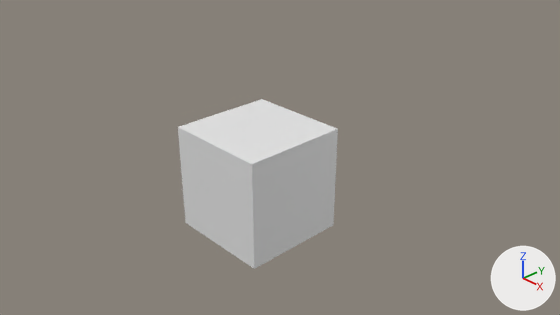
The Blender file Render/Attachement/Simple.blend: old version first, new version second.
The view is the same before and after, from the file's camera 'Camera'. The lights are fixed; the arrows at lower right show +X, +Y and +Z.
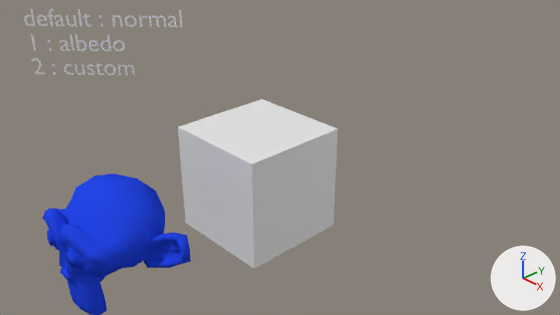
Changed parts and their boxes (x1, y1, x2, y2) in the pictures (560 x 315 px):
'Suzanne', added (blue): after (42, 173, 191, 315)
'Text', added: after (24, 9, 182, 75)

What changed in the scene script:
```text
Add mat_material_002:
    mat_material_002 = diffuse_material('Material.002')
    mat_material_002.base_color = (0.0181, 0.0623, 0.8)  # blue #2547e7
Add me_suzanne:
    me_suzanne.from_pydata(...)  # 507 vertices, 500 faces; spans x -1.37..1.37, y -0.85..0.85, z -0.98..0.98
    me_suzanne.polygons.foreach_set('use_smooth', [True] * 500)
    me_suzanne.materials.append(mat_material_002)  # blue #2547e7
Add txt_text:
    txt_text = bpy.data.curves.new('Text', 'FONT')
    txt_text.body = 'default : normal\n1 : albedo\n2 : custom\n'
Add ob_suzanne:
    ob_suzanne = bpy.data.objects.new('Suzanne', me_suzanne)
    ob_suzanne.location = (0.0, -3.0, 0.0)
Add ob_text:
    ob_text = bpy.data.objects.new('Text', txt_text)
    ob_text.location = (-3.56, -2.39, 2.57)
    ob_text.rotation_euler = (1.571, 0.0, 0.785)  # degrees (90, 0, 45)
    ob_text.scale = (0.452, 0.452, 0.452)
```
